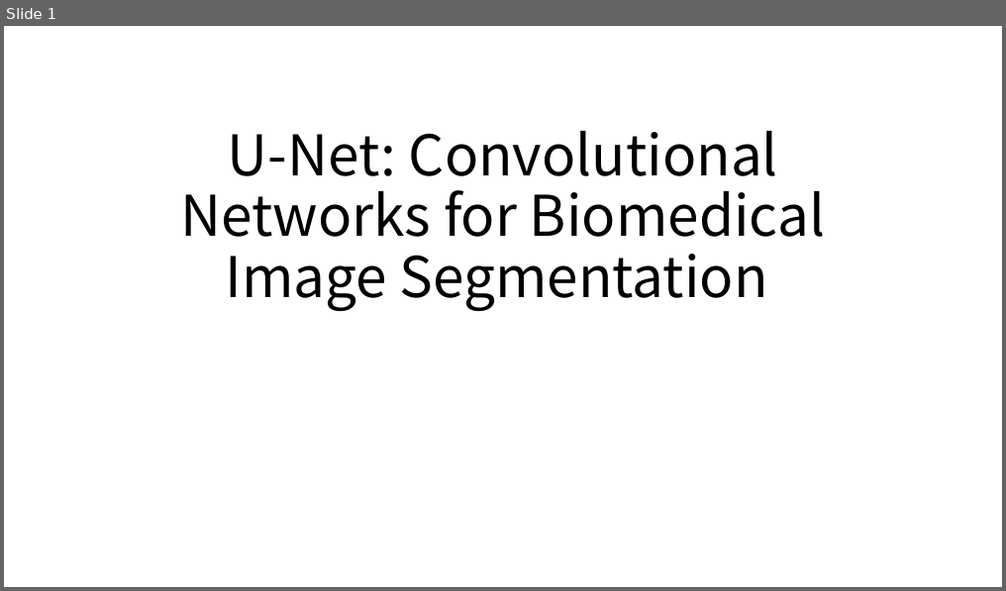
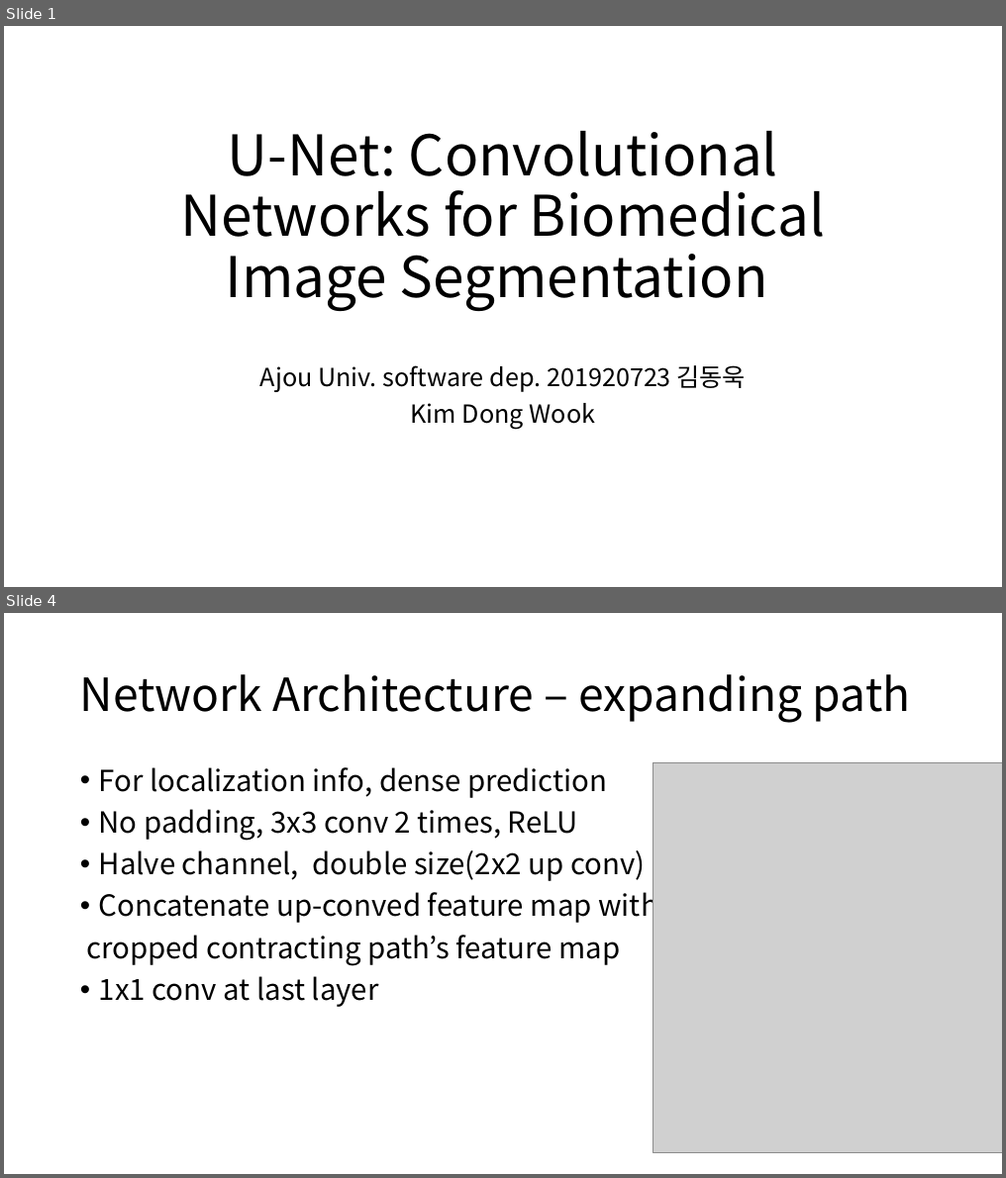
Before and after one commit to kyle1213/deep-learning-study, a slide deck: U-Net.pptx. Shown one above the other, each under a label of ours: slide 1 before the commit, slides 1 and 4 after it; the slides between them are not shown. The pictures are 1006x591 and 1006x1178 pixels, drawn with LibreOffice and Linux fonts; fonts in the diff are those of the drawing; grey boxes stand for pictures. Boxes give left, top, right and bottom in pixels: in the first picture for what was removed or moved away, otherwise in the second. Text is boxed around its words. In the diff, an @@ line names an element or a change of style, - is before the commit and + after.

```diff
--- a/U-Net.pptx
+++ b/U-Net.pptx
@@ slide 4 added at bbox=[4, 613, 1002, 1174], background #FFFFFF @@
@@ title added at bbox=[80, 674, 911, 723], 44 pt, text #000000 @@
+Network Architecture – expanding path
@@ text added at bbox=[86, 767, 658, 1007], 28 pt, text #000000 @@
+• For localization info, dense prediction
+• No padding, 3x3 conv 2 times, ReLU
+• Halve channel, double size(2x2 up conv)
+• Concatenate up-conved feature map with
+cropped contracting path’s feature map
+• 1x1 conv at last layer
@@ picture added at bbox=[653, 762, 1002, 1154] @@
@@ slide 1 changed as well @@
@@ subtitle added at bbox=[260, 366, 746, 430], 24 pt, text #000000 @@
+Ajou Univ. software dep. 201920723 김동욱
+Kim Dong Wook
```
Also in this commit, not shown: 6 other slides added.
